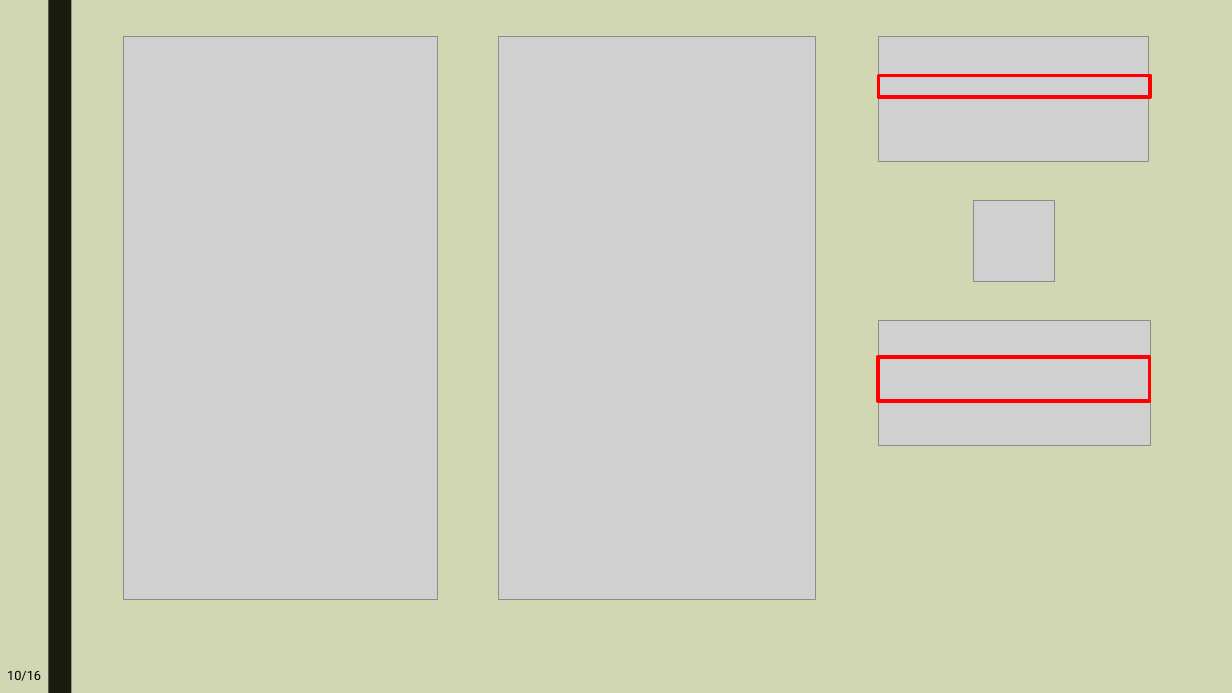
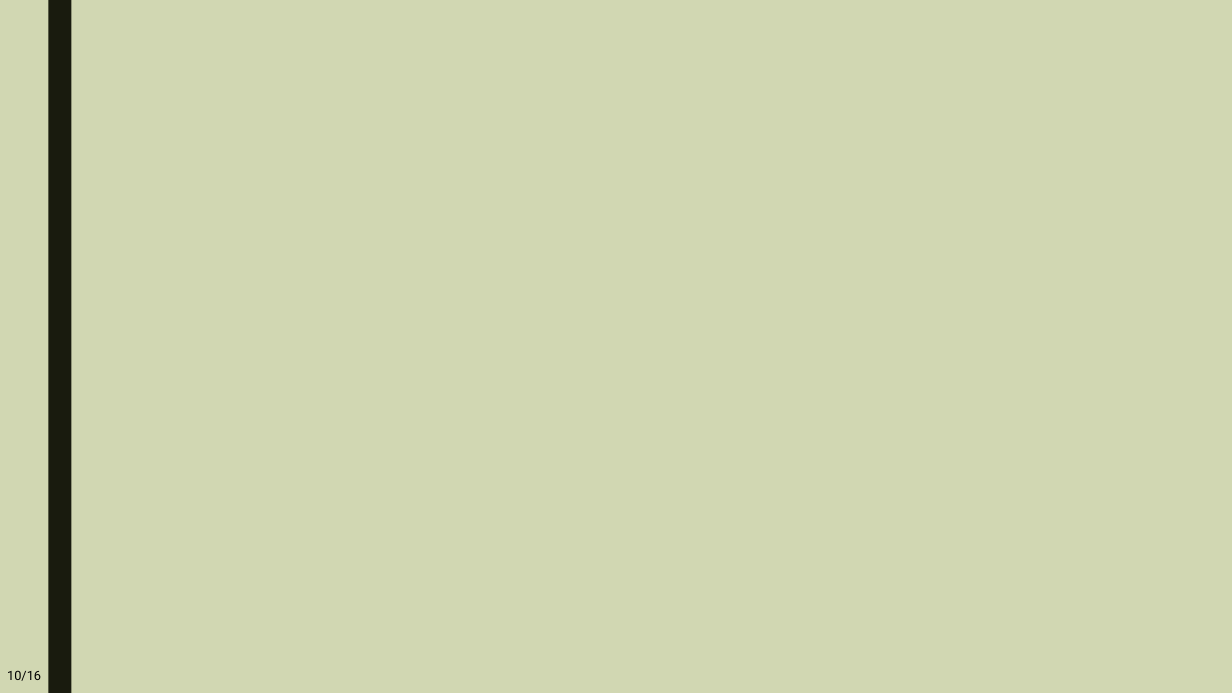
Before and after one commit to TristanGerber/trigerber-TPI, a slide deck: slide 10 of 3-Presentation/x-trg-powerpoint.pptx. Drawn at 1232x693 pixels with LibreOffice and Linux fonts; fonts in the diff are those of the drawing; grey boxes stand for pictures; background and template pictures are left out. Boxes give left, top, right and bottom in pixels: in the first picture for what was removed or moved away, otherwise in the second. Text is boxed around its words. In the diff, an @@ line names an element or a change of style, - is before the commit and + after.

```diff
--- a/3-Presentation/x-trg-powerpoint.pptx
+++ b/3-Presentation/x-trg-powerpoint.pptx
@@ picture removed at [123, 37, 437, 600] @@
@@ picture removed at [499, 37, 816, 600] @@
@@ picture removed at [879, 37, 1150, 162] @@
@@ rectangle removed at [879, 76, 1151, 98] @@
@@ picture removed at [974, 201, 1055, 281] @@
@@ picture removed at [879, 321, 1151, 445] @@
@@ rectangle removed at [878, 357, 1150, 401] @@
```
Also in this commit, not shown: 15 other slides changed, 1 other file.
